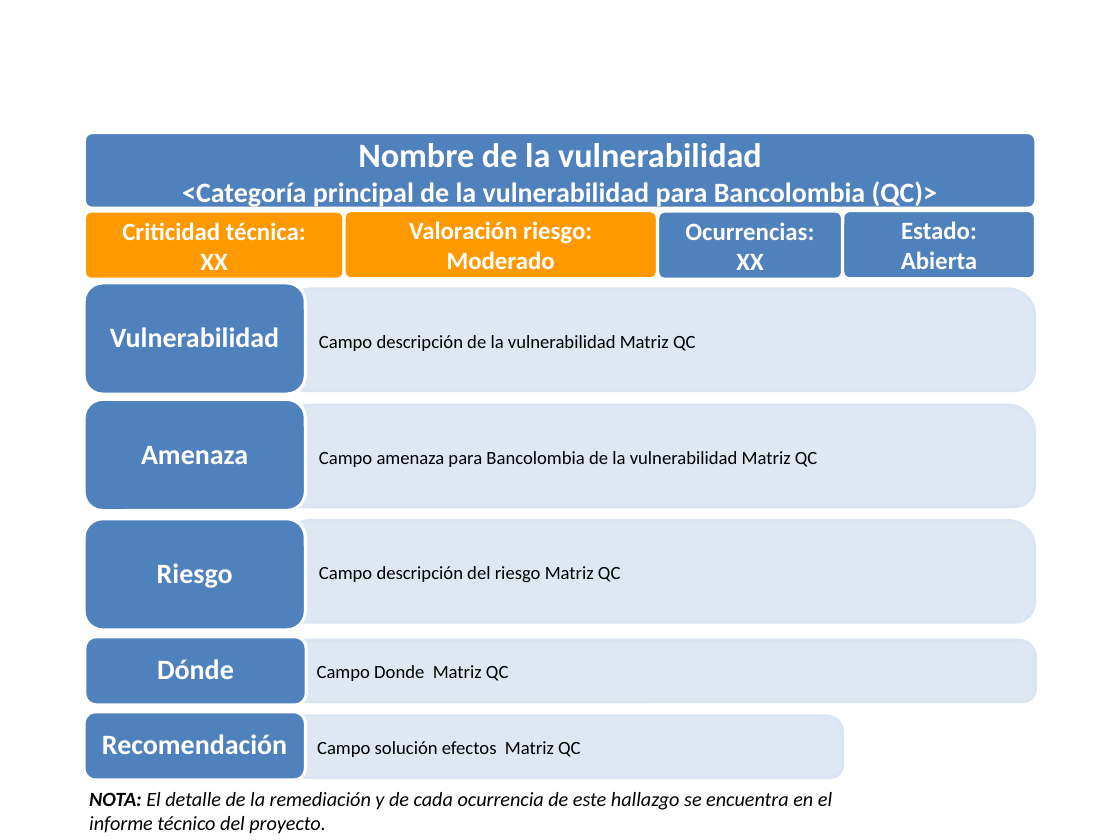
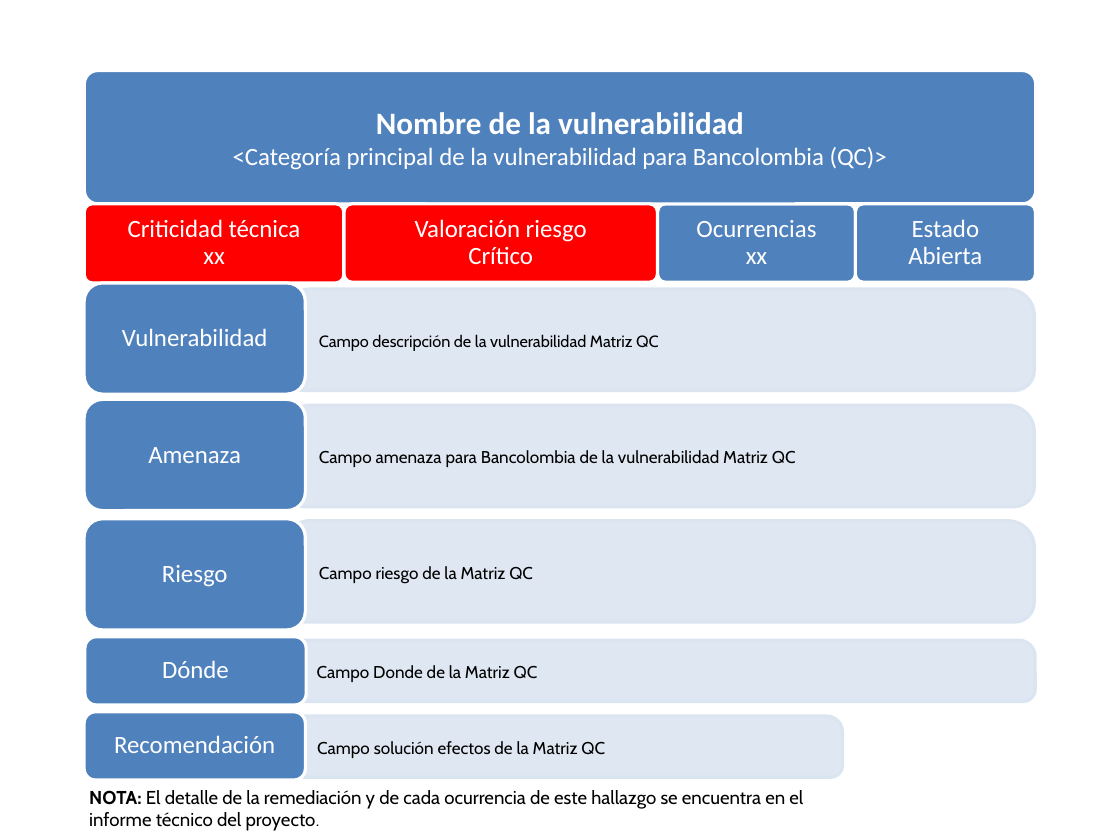
Before and after one commit to tom-vanbraband-sonarsource/integrates, a slide deck: slide 10 of app/autodoc/templates/bancolombia.pptx (slide 11 before the commit). Drawn at 1120x840 pixels with LibreOffice and Linux fonts; fonts in the diff are those of the drawing; background and template pictures are left out. Boxes give left, top, right and bottom in pixels: in the first picture for what was removed or moved away, otherwise in the second. Text is boxed around its words. In the diff, an @@ line names an element or a change of style, - is before the commit and + after.

Commit message:
Se cambio la plantilla del informe autogenerado de bancolombia, ademas se agrego la tabla de resumen de vulnerabilidades

```diff
--- a/app/autodoc/templates/bancolombia.pptx
+++ b/app/autodoc/templates/bancolombia.pptx
@@ rounded rectangle "Nombre de la vulnerabilidad" resized from (x1=84, y1=132, x2=1035, y2=208) to (x1=84, y1=71, x2=1035, y2=204) @@
@@ rounded rectangle "Nombre de la vulnerabilidad" at (x1=84, y1=71, x2=1035, y2=204): size 22 to 20 pt in "Nombre de la vulnerabilidad"; size 18 to 16 pt, bold off in "<Categoría principal de la vulnerabilidad para Bancolombia ..." @@
@@ rounded rectangle "Criticidad técnica" resized from (x1=84, y1=212, x2=344, y2=280) to (x1=84, y1=204, x2=344, y2=283) @@
@@ rounded rectangle "Criticidad técnica" at (x1=84, y1=204, x2=344, y2=283): fill #FF9900 to #FF0000 @@
@@ rounded rectangle "Valoración riesgo" at (x1=344, y1=204, x2=657, y2=282): fill #FF9900 to #FF0000 @@
@@ rounded rectangle "Valoración riesgo" resized from (x1=344, y1=211, x2=657, y2=279) to (x1=344, y1=204, x2=657, y2=282) @@
@@ rounded rectangle "Ocurrencias" resized from (x1=657, y1=212, x2=842, y2=280) to (x1=657, y1=204, x2=856, y2=282) @@
@@ rounded rectangle "Estado" resized from (x1=842, y1=211, x2=1035, y2=279) to (x1=856, y1=204, x2=1036, y2=282) @@
@@ text in rounded rectangle at (x1=128, y1=219, x2=301, y2=264): text changed; bold off @@
-Criticidad técnica:
-XX
+Criticidad técnica
+xx
@@ text in rounded rectangle at (x1=415, y1=219, x2=587, y2=264): text changed; bold off @@
-Valoración riesgo:
-Moderado
+Valoración riesgo
+Crítico
@@ text in rounded rectangle at (x1=696, y1=220, x2=816, y2=264): text changed; bold off @@
-Ocurrencias:
-XX
+Ocurrencias
+xx
@@ text in rounded rectangle at (x1=912, y1=219, x2=980, y2=237): text changed; bold off @@
-Estado:
+Estado
@@ text in rounded rectangle at (x1=908, y1=246, x2=982, y2=264): bold off in "Abierta"; line spacing 1 to 0.9 @@
@@ round same rect "Campo descripción de la vulnerabilidad ..." at (x1=283, y1=289, x2=1034, y2=391): size 12 to 10.5 pt, font Calibri to Cabin @@
@@ round same rect "Campo amenaza para Bancolombia de ..." at (x1=283, y1=405, x2=1034, y2=507): size 12 to 11 pt, font Calibri to Cabin @@
@@ text in round same rect at (x1=319, y1=566, x2=533, y2=584): text changed; size 12 to 11 pt; font Calibri to Cabin @@
-Campo descripción del riesgo Matriz QC
+Campo riesgo de la Matriz QC
@@ text in round same rect at (x1=317, y1=665, x2=538, y2=682): text changed; size 12 to 11 pt; font Calibri to Cabin @@
-Campo Donde Matriz QC
+Campo Donde de la Matriz QC
@@ size 18 to 16 pt, bold off in 5 elements at (x1=84, y1=400, x2=306, y2=511), (x1=84, y1=283, x2=306, y2=394), (x1=84, y1=519, x2=306, y2=629), (x1=85, y1=637, x2=307, y2=706), (x1=84, y1=712, x2=306, y2=781) @@
@@ text in round same rect at (x1=317, y1=741, x2=605, y2=758): text changed; size 12 to 11 pt; font Calibri to Cabin @@
-Campo solución efectos Matriz QC
+Campo solución efectos de la Matriz QC
@@ text "NOTA: El detalle de la ..." at (x1=89, y1=790, x2=803, y2=831): size 13 to 12 pt, font Calibri to Cabin, italic off; size 13 to 9 pt in "proyecto." @@
```
Also in this commit, not shown: 38 other slides changed, 3 slides added, 1 slide removed, 11 other files.
